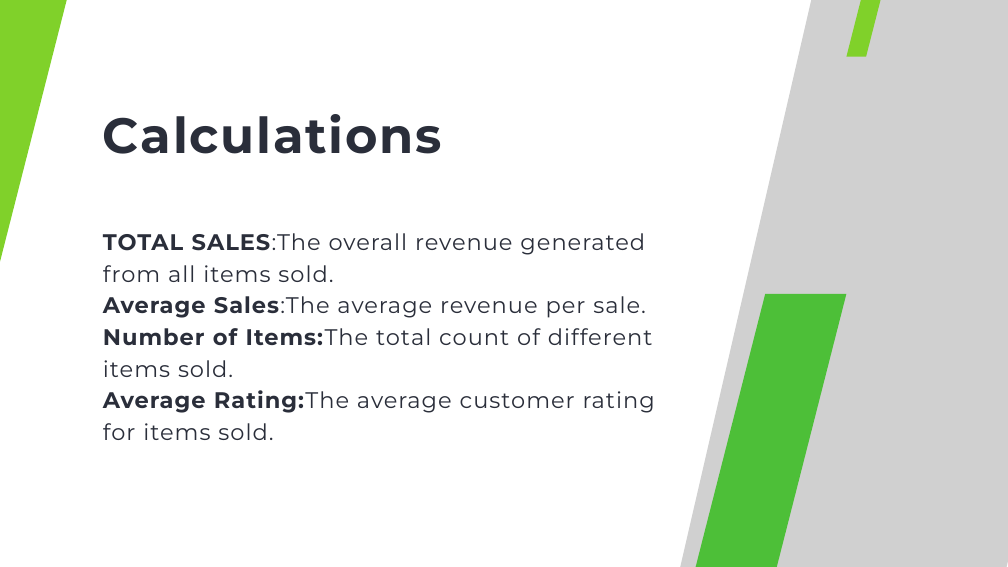
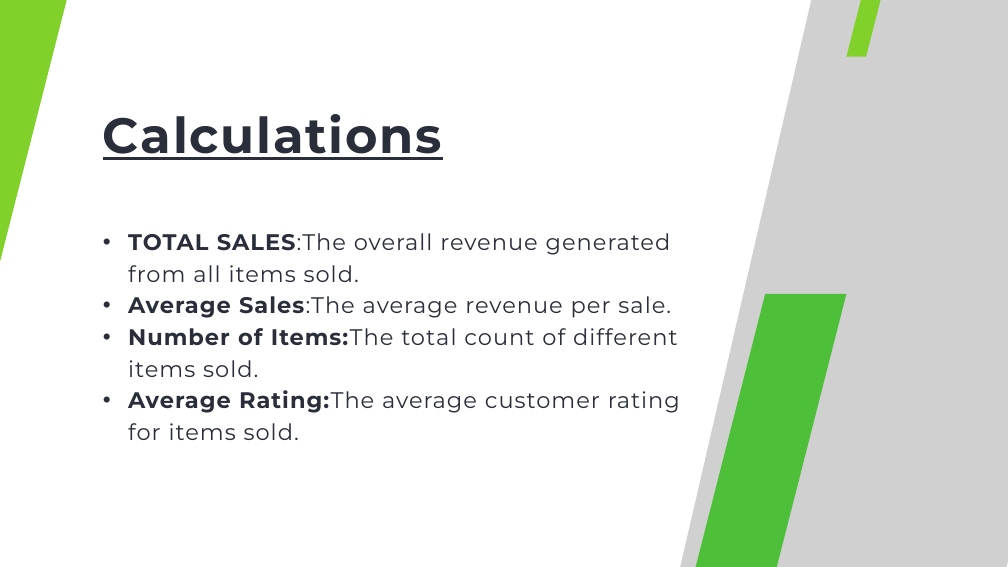
Before and after one commit to Nian2024/blinkit_analysis, a slide deck: slide 8 of blinkit.pptx (slide 3 before the commit). Drawn at 1008x567 pixels with LibreOffice and Linux fonts; fonts in the diff are those of the drawing; grey boxes stand for pictures. Boxes give left, top, right and bottom in pixels: in the first picture for what was removed or moved away, otherwise in the second. Text is boxed around its words. In the diff, an @@ line names an element or a change of style, - is before the commit and + after.

```diff
--- a/blinkit.pptx
+++ b/blinkit.pptx
@@ text "Calculations" at [103, 114, 442, 160]: underline on @@
@@ text "TOTAL SALES:The overall revenue generated ..." at [128, 233, 680, 440]: bullet none to • @@
```
Also in this commit, not shown: 4 other slides changed, 8 slides added.
